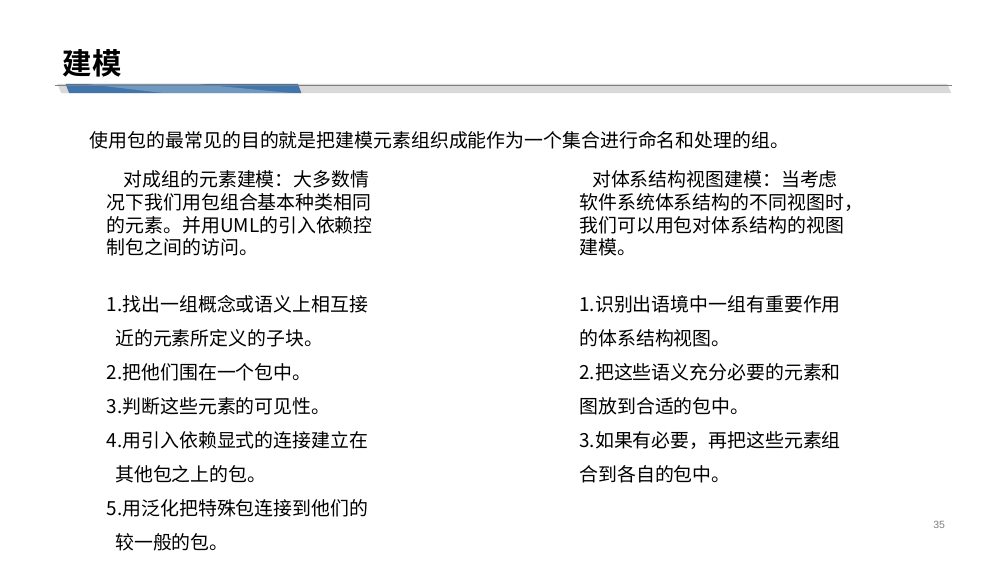
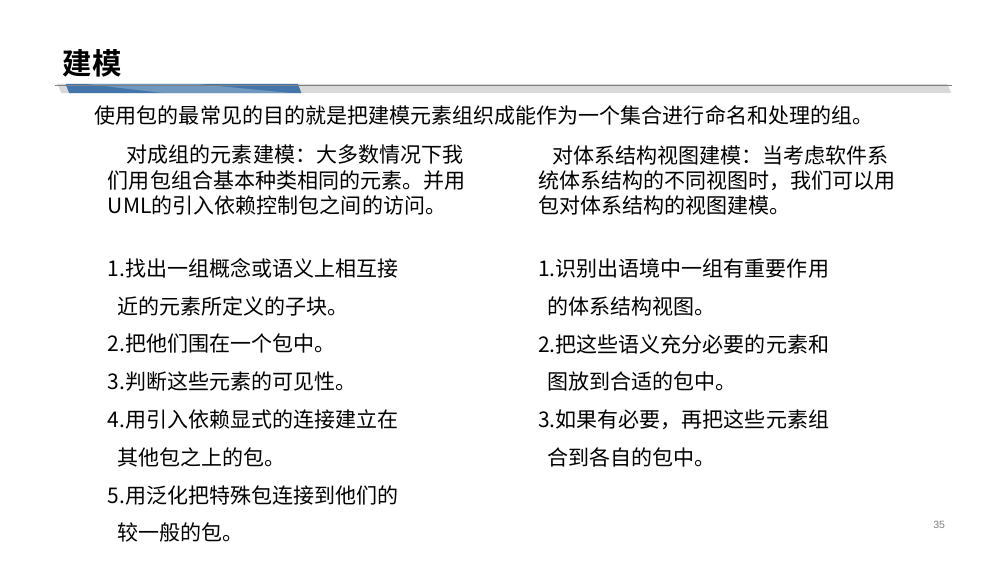
Before and after one commit to cchello/PRD2018-G01, a slide deck: slide 35 of 非受控文档/翻转PPT/UML基础III_对象图_构件图_包图.pptx. Drawn at 1008x567 pixels with LibreOffice and Linux fonts; fonts in the diff are those of the drawing. Boxes give left, top, right and bottom in pixels: in the first picture for what was removed or moved away, otherwise in the second. Text is boxed around its words. In the diff, an @@ line names an element or a change of style, - is before the commit and + after.

```diff
--- a/非受控文档/翻转PPT/UML基础III_对象图_构件图_包图.pptx
+++ b/非受控文档/翻转PPT/UML基础III_对象图_构件图_包图.pptx
@@ text "使用包的最常见的目的就是把建模元素组织成能作为一个集合进行命名和处理的组。": place and size @@
-text "使用包的最常见的目的就是把建模元素组织成能作为一个集合进行命名和处理的组。" at box(90, 131, 789, 149)
+text "使用包的最常见的目的就是把建模元素组织成能作为一个集合进行命名和处理的组。" at box(95, 105, 873, 125)
@@ text "使用包的最常见的目的就是把建模元素组织成能作为一个集合进行命名和处理的组。" at box(95, 105, 873, 125): size 18 to 20 pt @@
@@ text "对成组的元素建模：大多数情况下我们用包组合基本种类相同的元素。并用UML的引入依赖控制包之间的访问。" at box(108, 144, 466, 542): size 18 to 20 pt @@
@@ text "对成组的元素建模：大多数情况下我们用包组合基本种类相同的元素。并用UML的引入依赖控制包之间的访问。": place and size @@
-text "对成组的元素建模：大多数情况下我们用包组合基本种类相同的元素。并用UML的引入依赖控制包之间的访问。" at box(107, 170, 373, 551)
+text "对成组的元素建模：大多数情况下我们用包组合基本种类相同的元素。并用UML的引入依赖控制包之间的访问。" at box(108, 144, 466, 542)
@@ text "对体系结构视图建模：当考虑软件系统体系结构的不同视图时，我们可以用包对体系结构的视图建模。": place and size @@
-text "对体系结构视图建模：当考虑软件系统体系结构的不同视图时，我们可以用包对体系结构的视图建模。" at box(579, 170, 862, 483)
+text "对体系结构视图建模：当考虑软件系统体系结构的不同视图时，我们可以用包对体系结构的视图建模。" at box(538, 145, 896, 467)
@@ text at box(538, 145, 896, 215): size 18 to 20 pt in "对体系结构视图建模：当考虑软件系统体系结构的不同视图时，我们可以用包对体系结构的视图建模。" @@
@@ text at box(538, 258, 829, 467): text changed; size 18 to 20 pt @@
-1.识别出语境中一组有重要作用的体系结构视图。
-2.把这些语义充分必要的元素和图放到合适的包中。
-3.如果有必要，再把这些元素组合到各自的包中。
+1.识别出语境中一组有重要作用
+的体系结构视图。
+2.把这些语义充分必要的元素和
+图放到合适的包中。
+3.如果有必要，再把这些元素组
+合到各自的包中。
```
Also in this commit, not shown: 27 other slides changed, 1 slide added.
